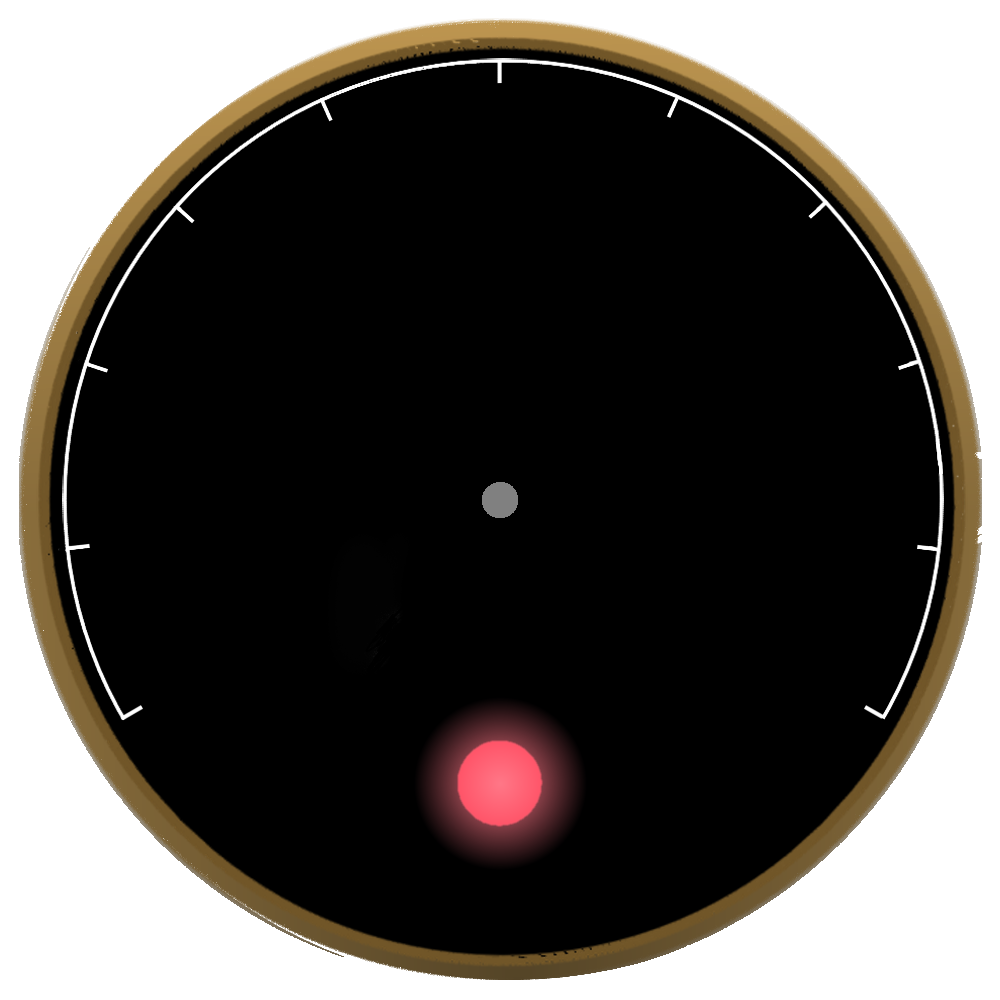
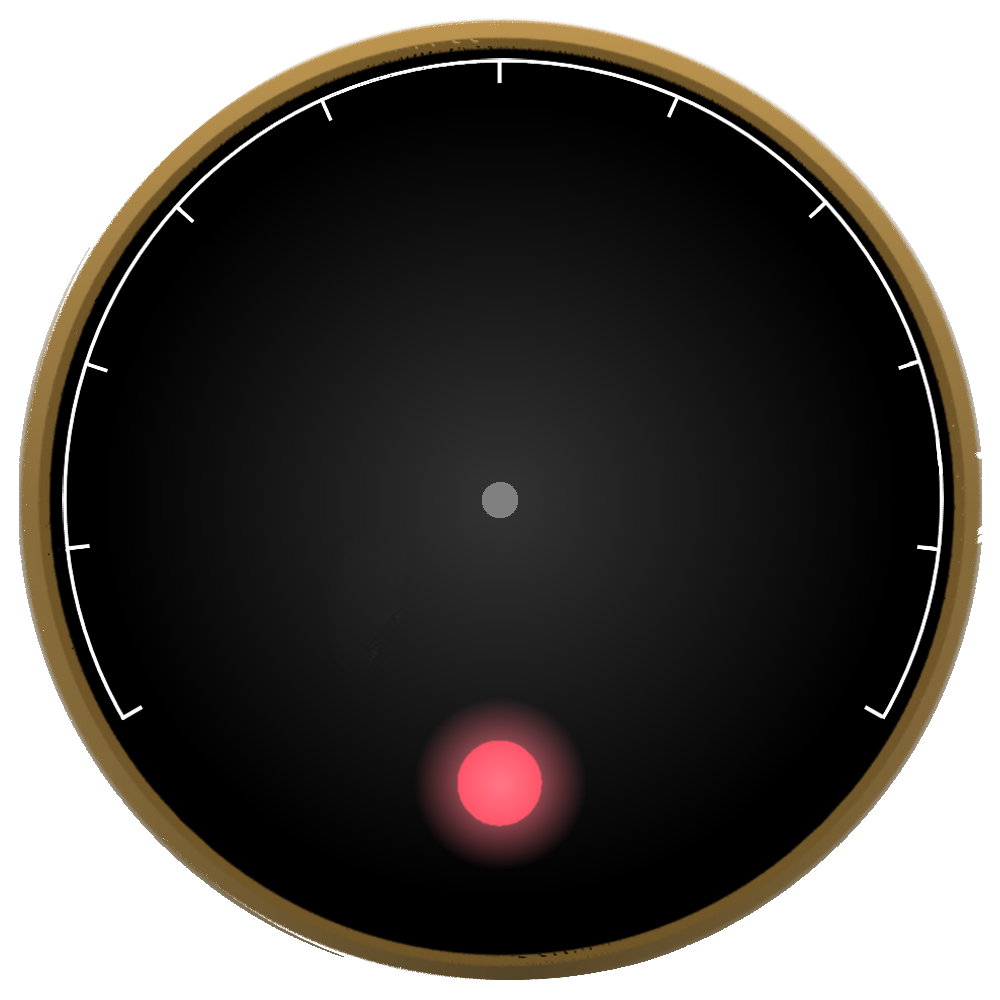
The second (1000, 1000) image is a revision of the first. Changes to its layers:
added layer "Layer 13" above "Layer 4" over [123, 123, 878, 878]
